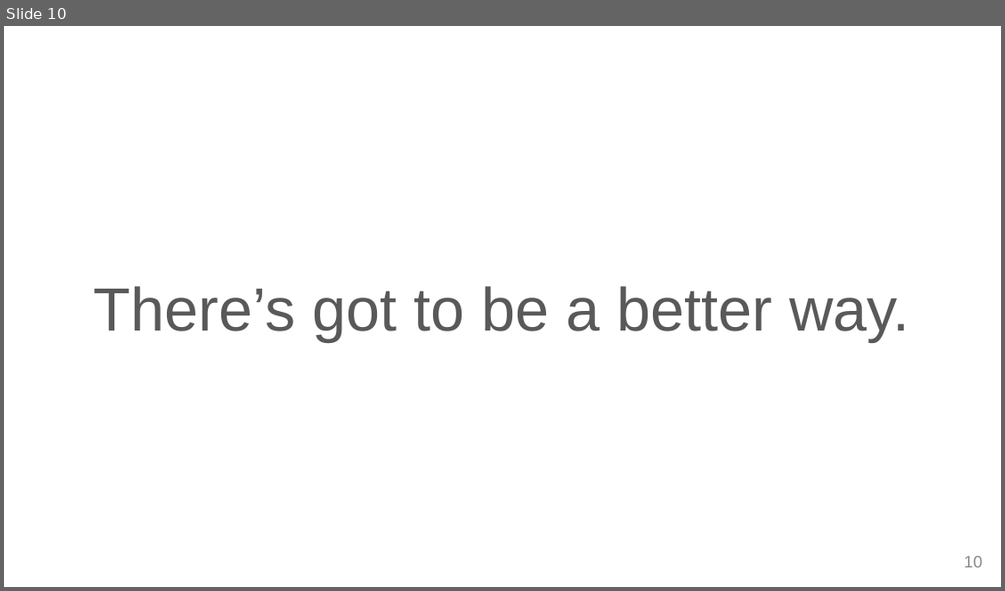
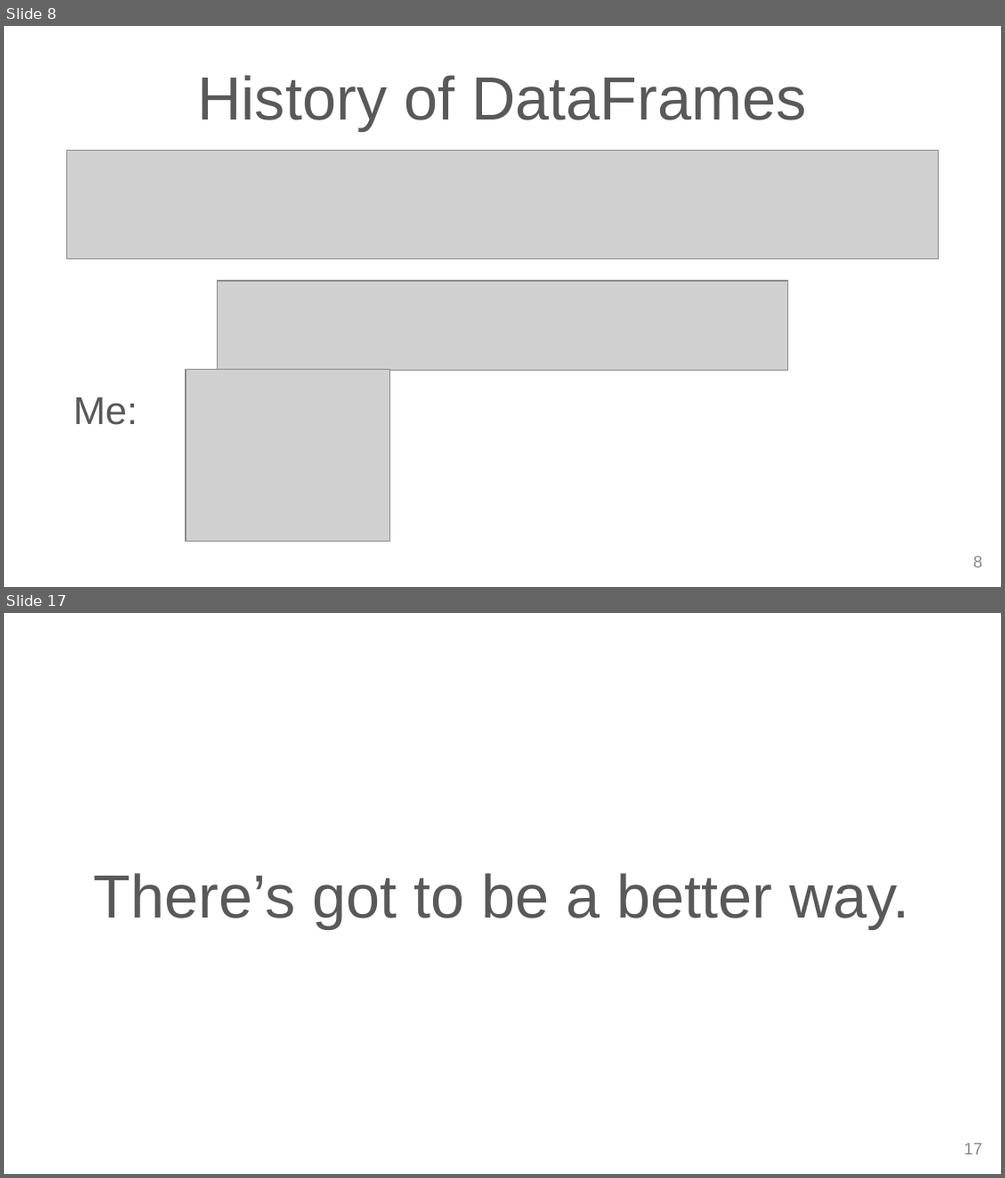
Before and after one commit to cafreeman/SparkR_DataFrame_Demo, a slide deck: SS_DataFrame_Slides.pptx. Shown one above the other, each under a label of ours: slide 10 before the commit, slides 8 and 17 after it; the slides between them are not shown. The pictures are 1005x591 and 1005x1178 pixels, drawn with LibreOffice and Linux fonts; fonts in the diff are those of the drawing; grey boxes stand for pictures; background and template pictures are left out. Boxes give left, top, right and bottom in pixels: in the first picture for what was removed or moved away, otherwise in the second. Text is boxed around its words. In the diff, an @@ line names an element or a change of style, - is before the commit and + after.

```diff
--- a/SS_DataFrame_Slides.pptx
+++ b/SS_DataFrame_Slides.pptx
@@ slide 8 added at (4, 26, 1001, 587), background picture (left out) @@
@@ title added at (197, 75, 806, 130), 44 pt, text #595959 @@
+History of DataFrames
@@ picture added at (67, 150, 938, 258) @@
@@ picture added at (217, 281, 787, 370) @@
@@ picture added at (186, 370, 389, 541) @@
@@ text added at (73, 397, 138, 425), 28 pt, text #595959 @@
+Me:
@@ page number added at (973, 556, 982, 567), 12 pt, text #888888 @@
+8
@@ what was slide 10 is now slide 17 @@
@@ page number at (963, 1143, 982, 1154): text changed @@
-10
+17
```
Also in this commit, not shown: 17 slides changed, 10 other slides added, 1 other file.
